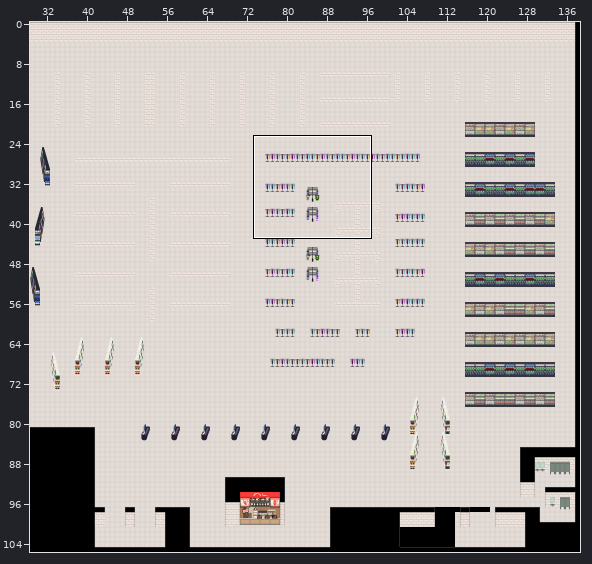
An edit to a level. Tiled map, assets/data/walmartReal.tmx. The picture above shows the old version from afar; the outline marks the close-up.
Close-up. Old version:
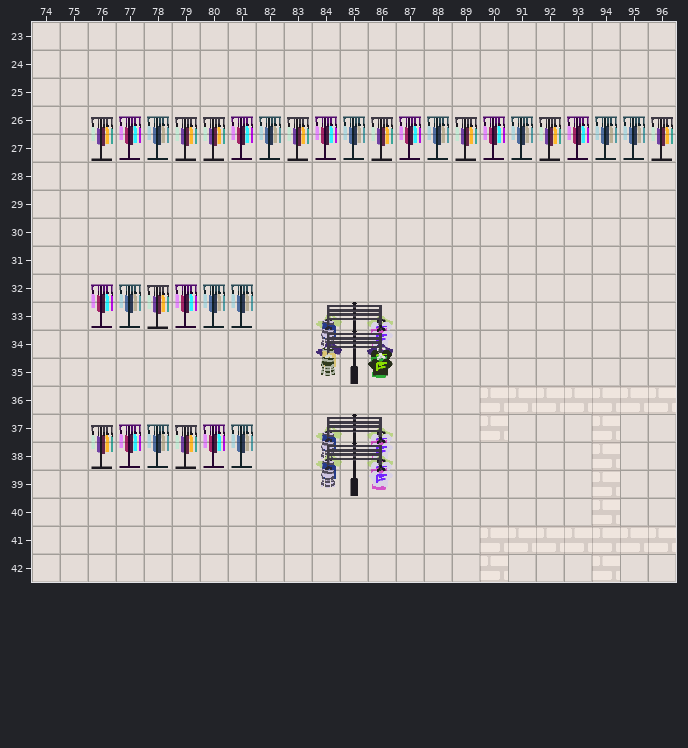
Cells are 32x32 px. Shown: x 74..96, y 23..42. The commit also changed other parts of the map, which this record leaves out.
Once edited:
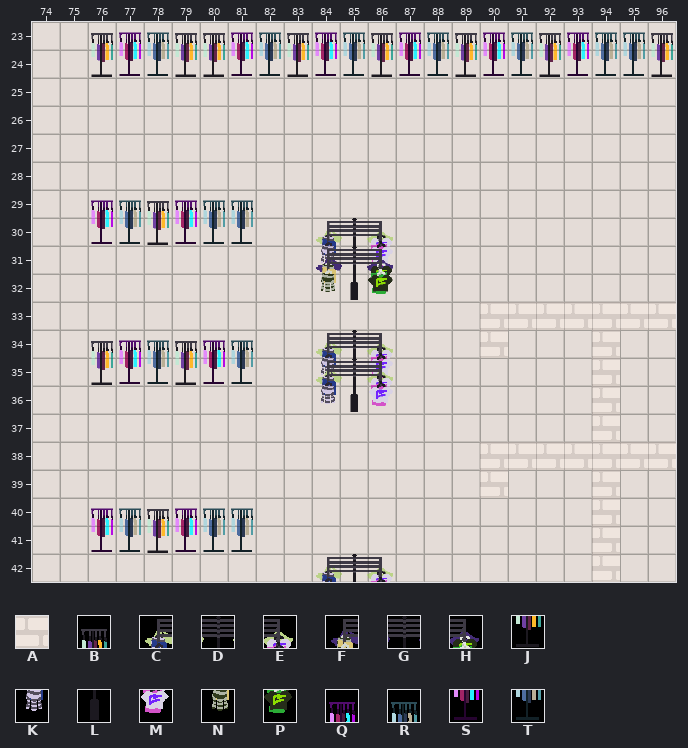
Key: from "TilesOnly": A 2; from "tileset": B 393, C 394, D 395, E 396, F 397, G 398, H 399, J 425, K 426, L 427, M 428, N 429, P 431, Q 457, R 458, S 489, T 490.
_ is an empty cell.
Tiles replaced or removed in this view: A, B, C, D, E, F, H, J, K, L, M, N, P, Q, R, S, T.
What changed:
Changed rows in their new state; . is an unchanged cell.
Layer "Foreground":
first column x 90:
33 AAAAAAA
34 A...A..
35 ....A..
36 ____.__
37 _......
38 AAAA.AA
39 A......
41 ____.__
42 _......
Layer "BGObjects":
first column x 84:
30 CDE
31 K.M
33 ___
34 C.E
35 K.M
37 ___
38 _._
first column x 84:
42 CDE
Layer "ForegroundObjects":
first column x 76:
23 BQRBBQRBQRBQRBQRBQRRB
24 JSTJJSTJSTJSTJSTJSTTJ
26 _____________________
27 _____________________
29 QRBQRR...............
30 STJSTT...............
31 ........FGH..........
32 ______..NLP..........
33 ______...............
34 BQRBQR.._._..........
35 JSTJST..CDE..........
36 ........KLM..........
37 ______...............
38 ______..___..........
39 ........___..........
40 QRBQRR...............
41 STJSTT...............
